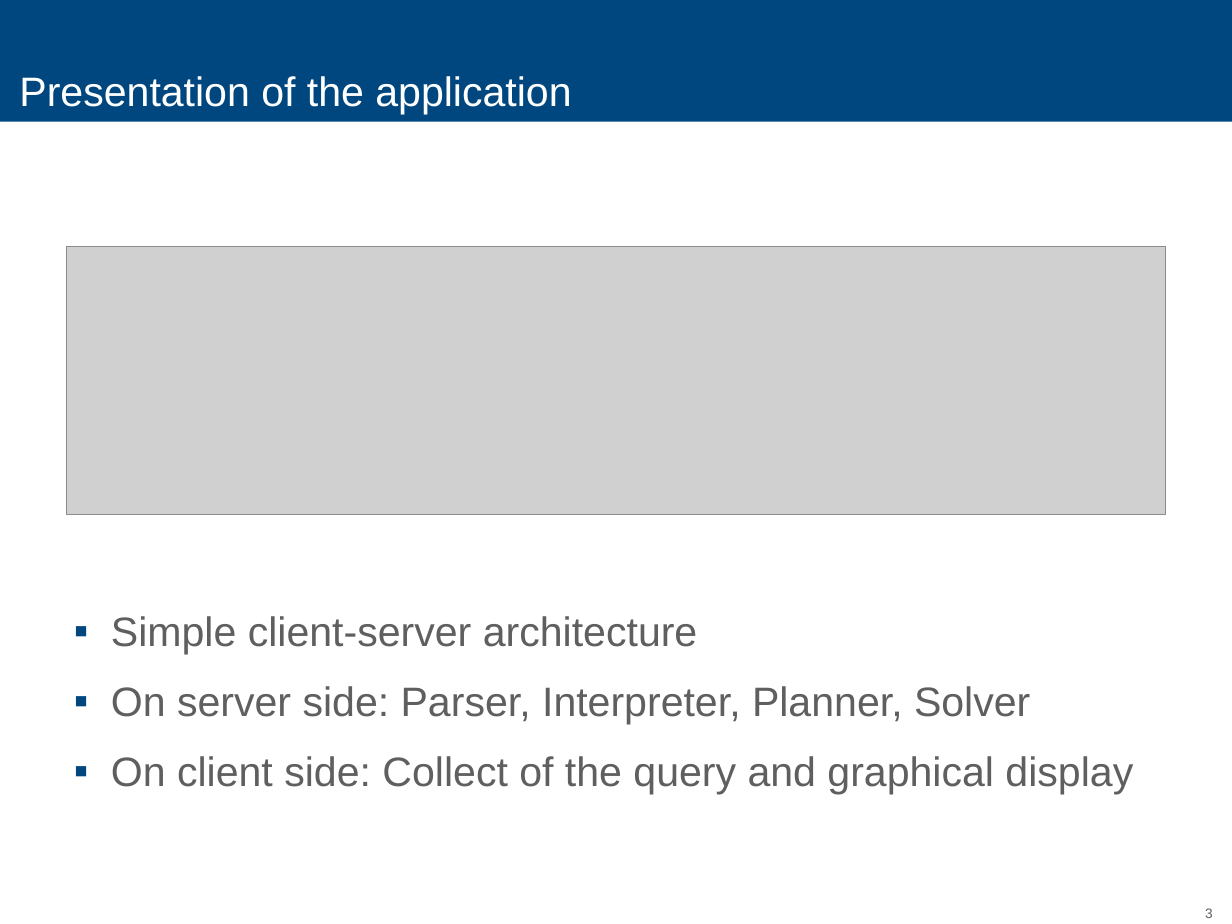
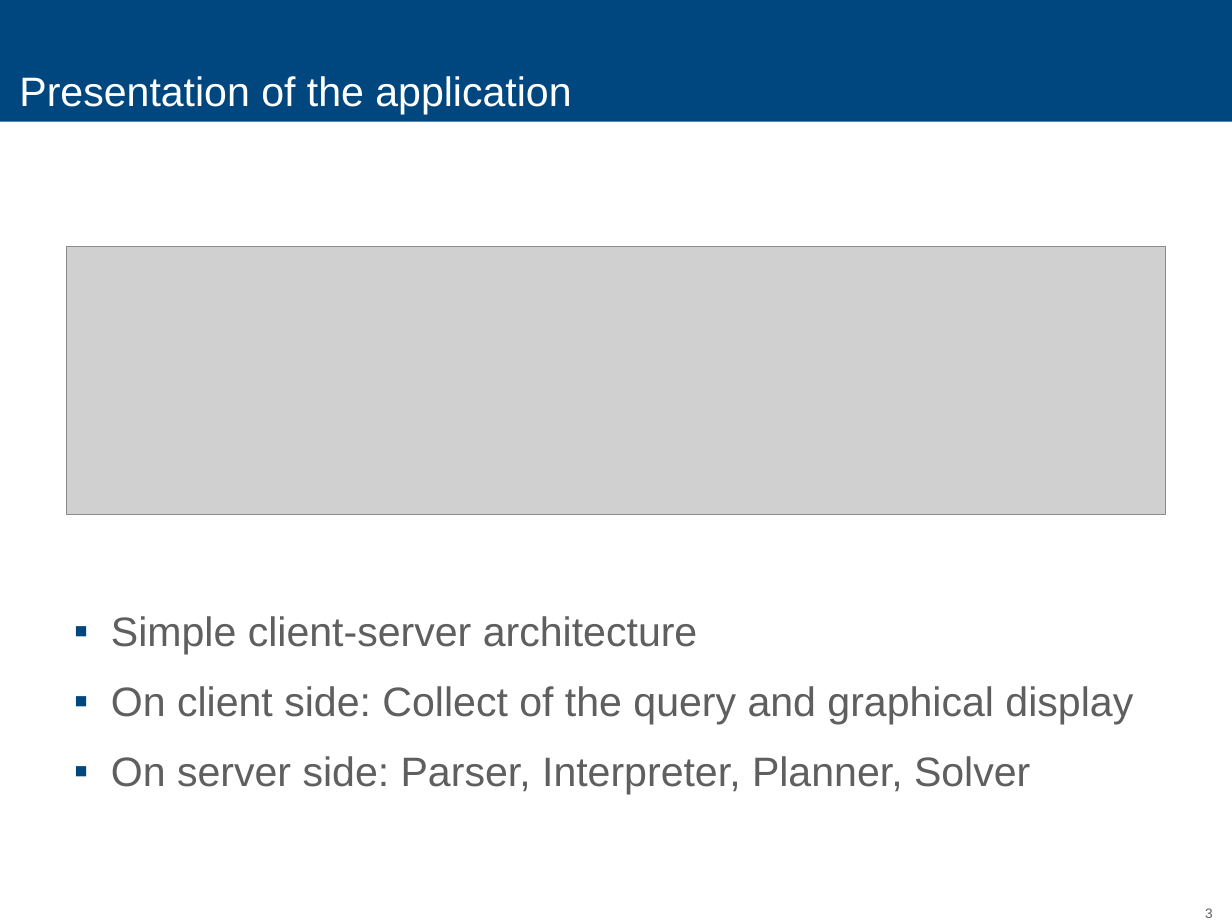
Before and after one commit to Medulli/shrdlite-chalmers, a slide deck: slide 3 of Report/AI.pptx. Drawn at 1232x924 pixels with LibreOffice and Linux fonts; fonts in the diff are those of the drawing; grey boxes stand for pictures. Boxes give left, top, right and bottom in pixels: in the first picture for what was removed or moved away, otherwise in the second. Text is boxed around its words. In the diff, an @@ line names an element or a change of style, - is before the commit and + after.

```diff
--- a/Report/AI.pptx
+++ b/Report/AI.pptx
@@ text at box(111, 686, 1133, 724): paragraph added @@
+▪ On client side: Collect of the query and graphical display
@@ text at box(111, 756, 1133, 794): paragraph removed @@
-▪ On client side: Collect of the query and graphical display
```
Also in this commit, not shown: 10 other slides changed, 1 slide added, 3 slides removed.
